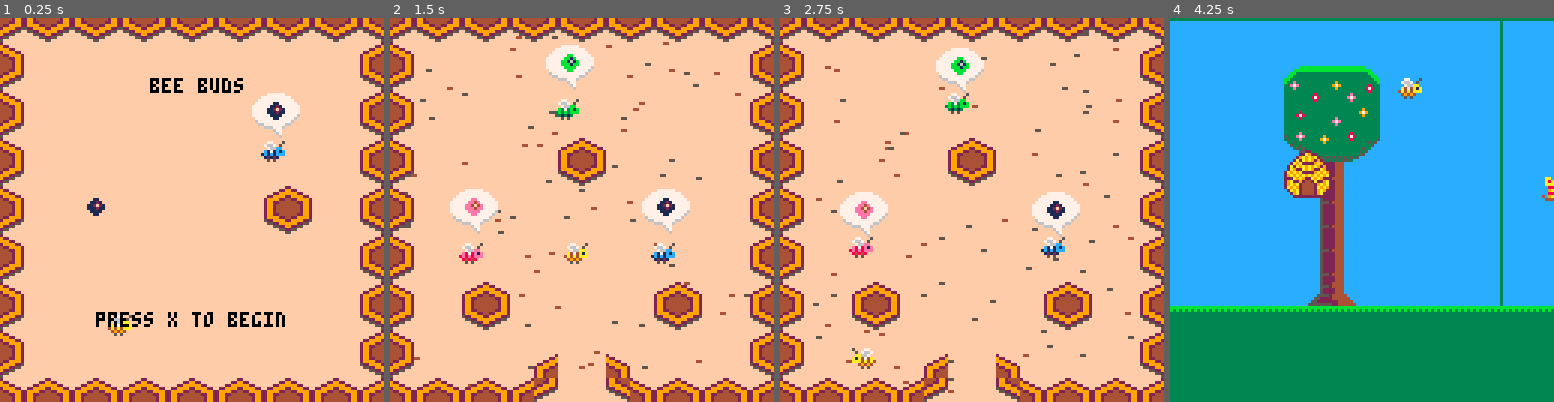
Above: before the commit, frames 1-4 (left to right).
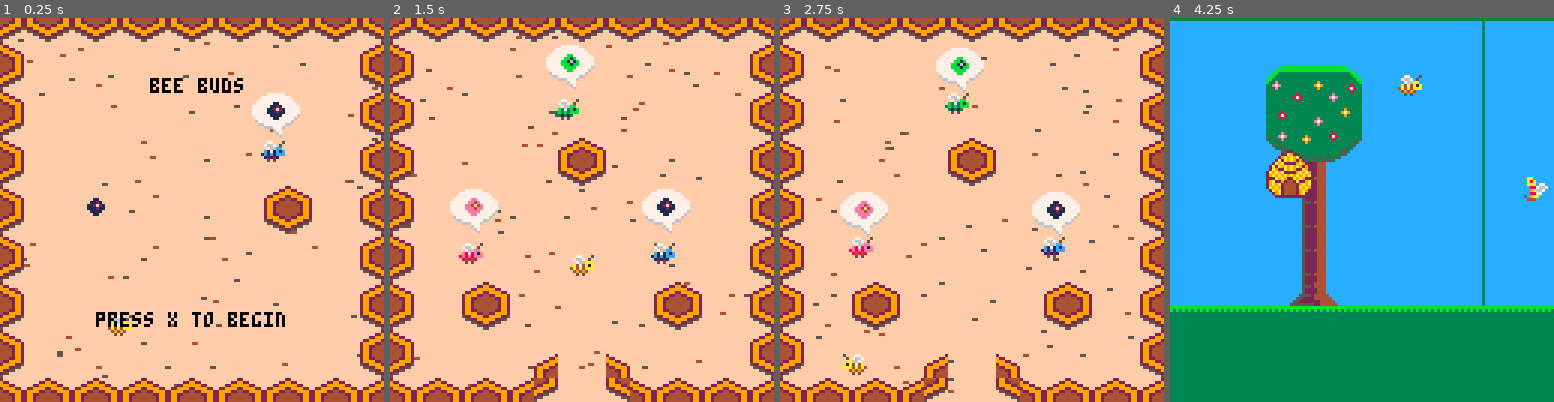
Above: after the commit, the same moments.

Repository: global-game-jam-2019-team/the_letter_bee
Game: PICO-8 cartridge the_letter_bee.p8
Same seed, same stepped clock (60 frames per second), same inputs: the game is played once before the commit and once after it.
Inputs:
- Up to frame 1 (0.25 s): no input
- Up to frame 2 (1.5 s): tap O (Z key) at 0.33, 0.7, 1.43 s; tap X (X key) at 1.07 s
- Up to frame 3 (2.75 s): hold Left 1.97-2.37 s; tap X (X key) at 2.07, 2.4, 2.73 s; tap O (Z key) at 2.22 s; hold Down from 2.42 s (still down)
- Up to frame 4 (4.25 s): release Down at 2.82 s; hold Right 2.87-3.53 s; tap X (X key) every 0.33 s from 3.07 to 4.07 s; tap O (Z key) at 3.1, 3.98 s; hold Up 3.58-4.08 s; hold Right from 4.13 s (still down)

The runs differ from the first frame. In frame 1, 0.8% of the frame differs, in the area x 3-99%, y 5-97%; in frame 2, 0.4%; in frame 3, 0.3%; in frame 4, 9.6%, in the area x 25-100%, y 0-75%.

Commit message:
busy bees in title screen

Diff:
--- a/the_letter_bee.p8
+++ b/the_letter_bee.p8
@@ -782,10 +782,10 @@
 function _draw_title()
   cls(15)
 
-  -- draw_busy_bees(_s.bee_busy,   50, 100,  5, 1)
-  -- draw_busy_bees(_s.bee_busier, 50, 101, -5, 1)
-  -- draw_busy_bees(_s.bee_busy,   50, 102, -3, 2)
-  -- draw_busy_bees(_s.bee_busier, 50, 103,  3, 2)
+  draw_busy_bees(_s.bee_busy,   50, 100,  5, 1)
+  draw_busy_bees(_s.bee_busier, 50, 101, -5, 1)
+  draw_busy_bees(_s.bee_busy,   50, 102, -3, 2)
+  draw_busy_bees(_s.bee_busier, 50, 103,  3, 2)
 
   map( 0,64-16, 0,0, 16,16)
   map(32,64-16, 0,0, 16,16)
